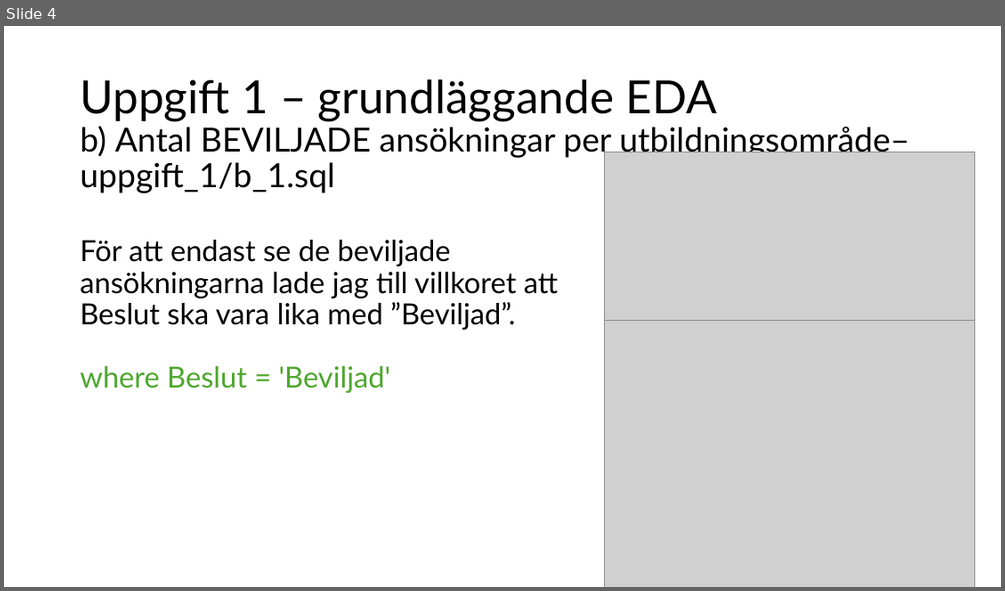
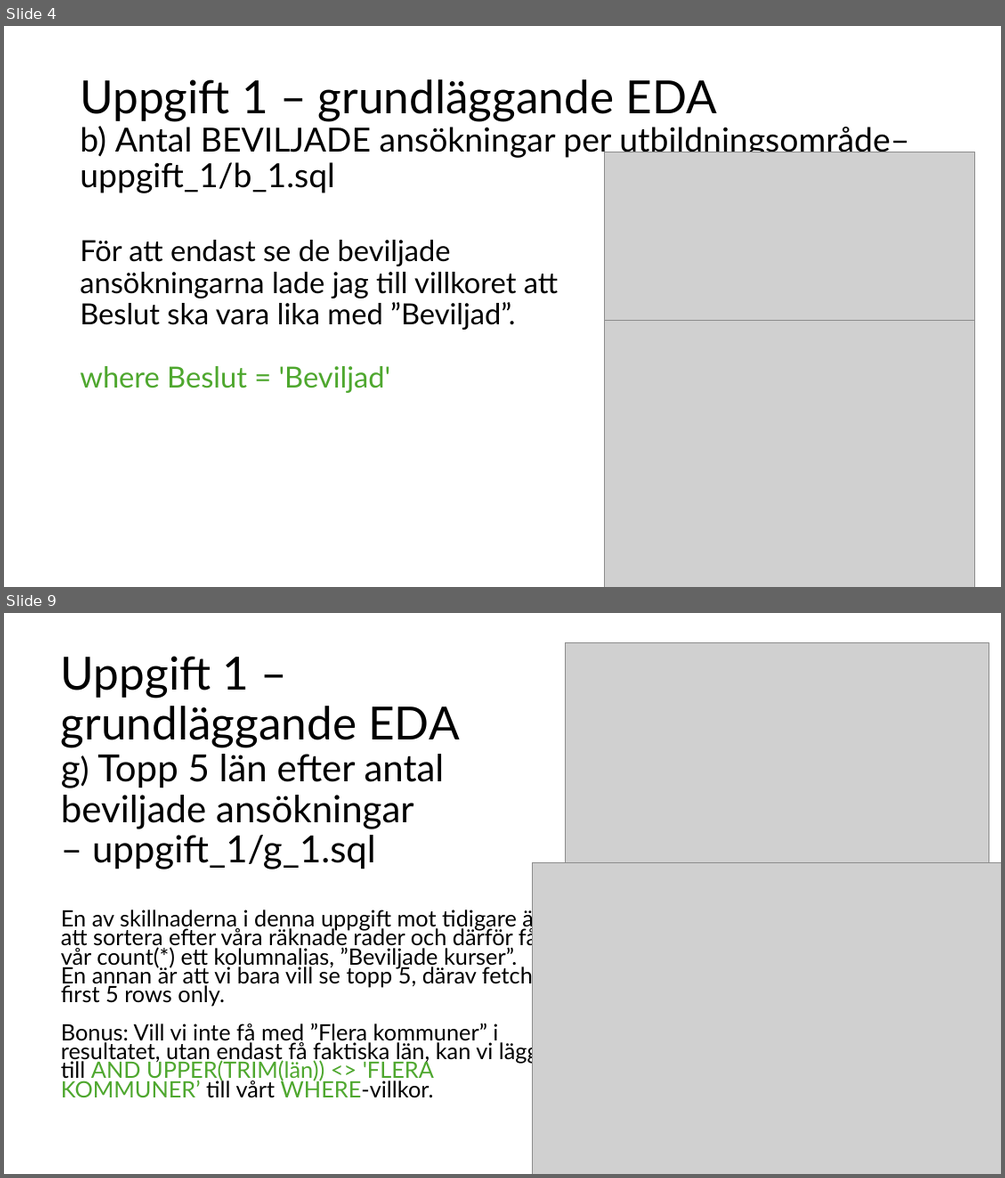
Before and after one commit to dosselicious/the_skool_jens_dossel, a slide deck: The Skool - Jens Dossel.pptx. Shown one above the other, each under a label of ours: slide 4 before the commit, slides 4 and 9 after it; the slides between them are not shown. The pictures are 1005x591 and 1005x1178 pixels, drawn with LibreOffice and Linux fonts; fonts in the diff are those of the drawing; grey boxes stand for pictures. Boxes give left, top, right and bottom in pixels: in the first picture for what was removed or moved away, otherwise in the second. Text is boxed around its words. In the diff, an @@ line names an element or a change of style, - is before the commit and + after.

```diff
--- a/The Skool - Jens Dossel.pptx
+++ b/The Skool - Jens Dossel.pptx
@@ slide 9 added at box(4, 613, 1001, 1174), background #FFFFFF @@
@@ title added at box(61, 656, 459, 869), 36 pt, text #000000 @@
+Uppgift 1 – grundläggande EDA
+g) Topp 5 län efter antal beviljade ansökningar
+– uppgift_1/g_1.sql
@@ picture added at box(566, 643, 989, 896) @@
@@ picture added at box(533, 863, 1001, 1174) @@
@@ text added at box(61, 908, 550, 1098), 21.7 pt, text #000000 @@
+En av skillnaderna i denna uppgift mot tidigare är att sortera efter våra räknade rader och därför får vår count(*) ett kolumnalias, ”Beviljade kurser”.
+En annan är att vi bara vill se topp 5, därav fetch first 5 rows only.
+Bonus: Vill vi inte få med ”Flera kommuner” i resultatet, utan endast få faktiska län, kan vi lägga till AND UPPER(TRIM(län)) <> 'FLERA KOMMUNER’ till vårt WHERE-villkor.
```
Also in this commit, not shown: 4 other slides added.
